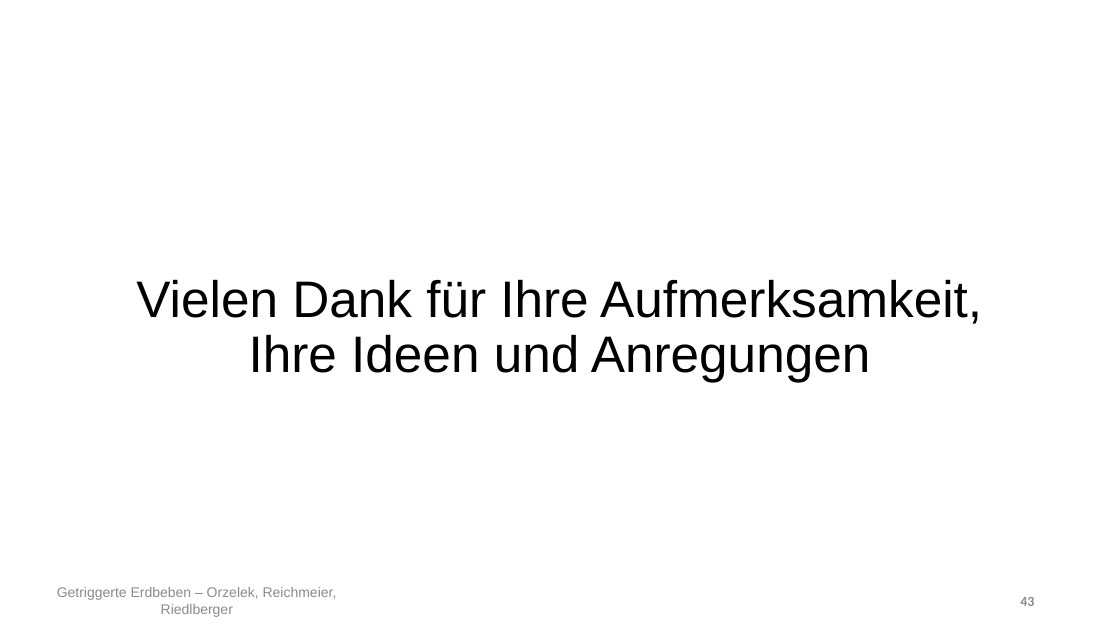
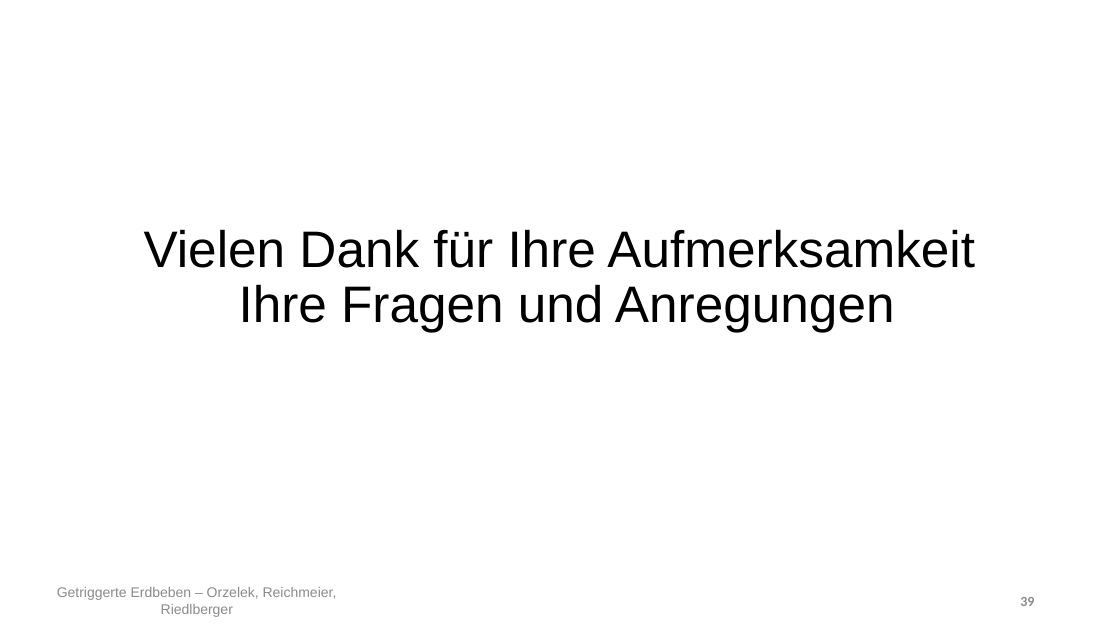
Before and after one commit to Kati77/Praktikum-Erdbeben, a slide deck: slide 39 of pp - AbschlusspräsentationX.pptx (slide 43 before the commit). Drawn at 1120x630 pixels with LibreOffice and Linux fonts; fonts in the diff are those of the drawing. Boxes give left, top, right and bottom in pixels: in the first picture for what was removed or moved away, otherwise in the second. Text is boxed around its words. In the diff, an @@ line names an element or a change of style, - is before the commit and + after.

```diff
--- a/pp - AbschlusspräsentationX.pptx
+++ b/pp - AbschlusspräsentationX.pptx
@@ title at (144,229,975,332): text changed @@
-Vielen Dank für Ihre Aufmerksamkeit, Ihre Ideen und Anregungen
+Vielen Dank für Ihre Aufmerksamkeit
+Ihre Fragen und Anregungen
@@ page number at (1020,597,1034,606): text changed @@
-43
+39
```
Also in this commit, not shown: 34 other slides changed, 2 slides added, 6 slides removed.
